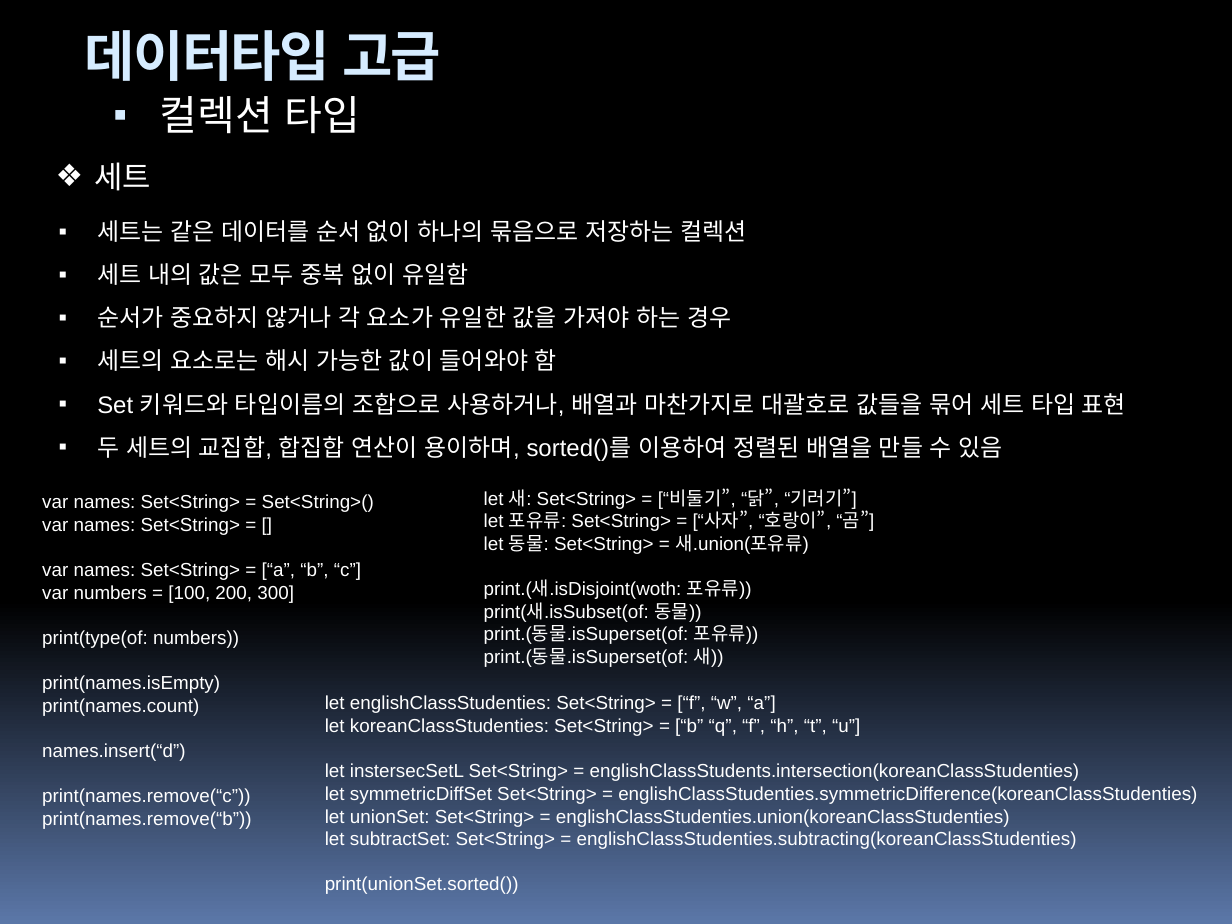
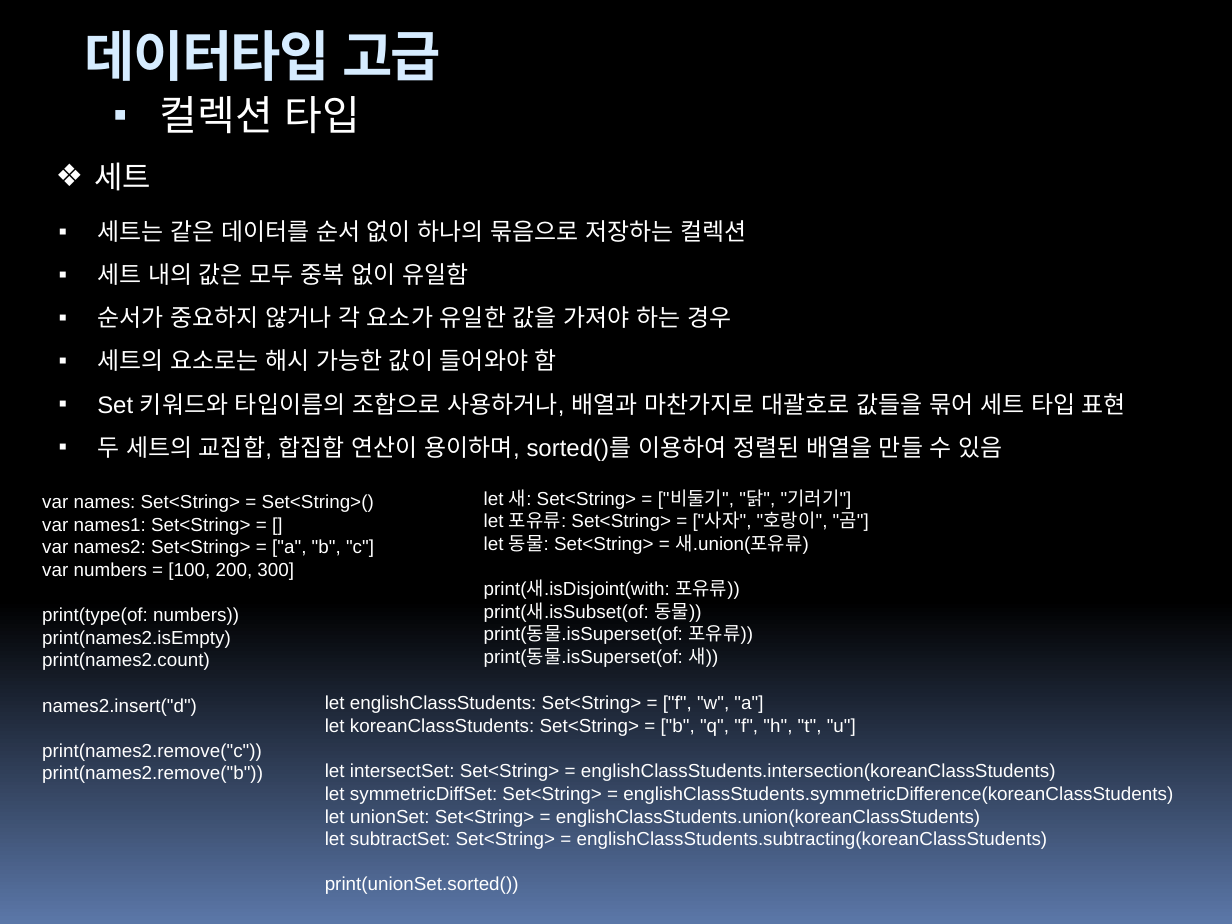
Before and after one commit to hounga13/helloSwift, a slide deck: slide 48 of Swift세미나자료.pptx. Drawn at 1232x924 pixels with LibreOffice and Linux fonts; fonts in the diff are those of the drawing. Boxes give left, top, right and bottom in pixels: in the first picture for what was removed or moved away, otherwise in the second. Text is boxed around its words. In the diff, an @@ line names an element or a change of style, - is before the commit and + after.

```diff
--- a/Swift세미나자료.pptx
+++ b/Swift세미나자료.pptx
@@ text at [484,489,869,531]: text changed @@
-let 새: Set<String> = [“비둘기”, “닭”, “기러기”]
-let 포유류: Set<String> = [“사자”, “호랑이”, “곰”]
+let 새: Set<String> = ["비둘기", "닭", "기러기"]
+let 포유류: Set<String> = ["사자", "호랑이", "곰"]
@@ text at [42,517,374,557]: text changed @@
-var names: Set<String> = []
-var names: Set<String> = [“a”, “b”, “c”]
+var names1: Set<String> = []
+var names2: Set<String> = ["a", "b", "c"]
@@ text at [484,580,740,599]: text changed @@
-print.(새.isDisjoint(woth: 포유류))
+print(새.isDisjoint(with: 포유류))
@@ text at [484,621,754,667]: text changed @@
-print.(동물.isSuperset(of: 포유류))
-print.(동물.isSuperset(of: 새))
+print(동물.isSuperset(of: 포유류))
+print(동물.isSuperset(of: 새))
@@ text at [42,630,263,783]: text changed @@
-print(names.isEmpty)
-print(names.count)
-names.insert(“d”)
-print(names.remove(“c”))
-print(names.remove(“b”))
+print(names2.isEmpty)
+print(names2.count)
+names2.insert("d")
+print(names2.remove("c"))
+print(names2.remove("b"))
@@ text at [325,695,1173,849]: text changed @@
-let englishClassStudenties: Set<String> = [“f”, “w”, “a”]
-let koreanClassStudenties: Set<String> = [“b” “q”, “f”, “h”, “t”, “u”]
-let instersecSetL Set<String> = englishClassStudents.intersection(koreanClassStudenties)
-let symmetricDiffSet Set<String> = englishClassStudenties.symmetricDifference(koreanClassStudenties)
-let unionSet: Set<String> = englishClassStudenties.union(koreanClassStudenties)
-let subtractSet: Set<String> = englishClassStudenties.subtracting(koreanClassStudenties)
+let englishClassStudents: Set<String> = ["f", "w", "a"]
+let koreanClassStudents: Set<String> = ["b", "q", "f", "h", "t", "u"]
+let intersectSet: Set<String> = englishClassStudents.intersection(koreanClassStudents)
+let symmetricDiffSet: Set<String> = englishClassStudents.symmetricDifference(koreanClassStudents)
+let unionSet: Set<String> = englishClassStudents.union(koreanClassStudents)
+let subtractSet: Set<String> = englishClassStudents.subtracting(koreanClassStudents)
```
Also in this commit, not shown: 22 other slides changed, 7 slides added.
